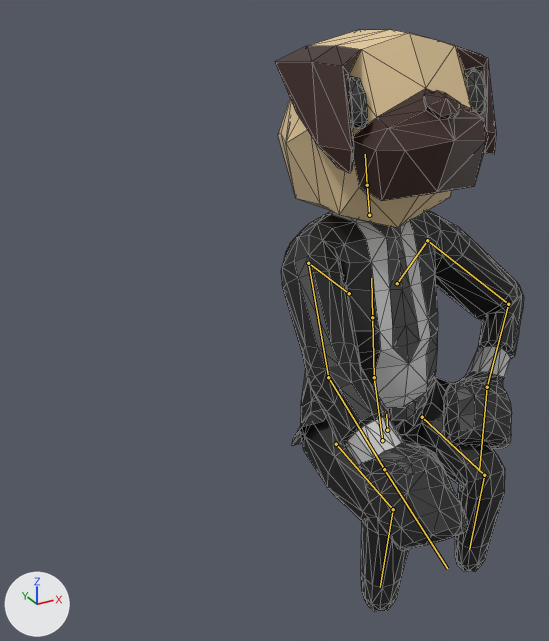
An edit to the glTF model assets/models/Pug.gltf, drawn before and after from the same camera.
Camera for both pictures: a camera (50 mm lens) standing at (-1.97, -2.07, 2.57) and looking at (-0.58, 0.46, 1.31). Arrows for +X, +Y and +Z are at lower left; the lights stay in place. The picture after the commit comes second. Both versions are drawn at frame 0 of the action 'StandUp'; the numbers are the values there. The bones that change, and the others that lie on the model, are drawn over the model as lines. Mesh edges are drawn as thin lines.

Objects in the first picture: 'Body'.
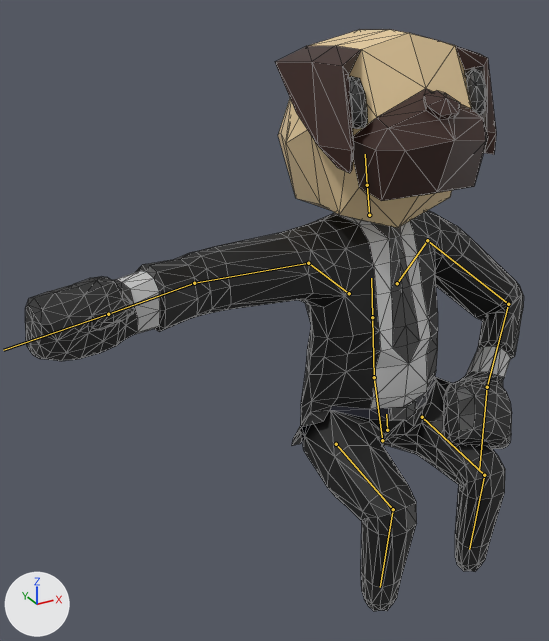
Changed parts and their boxes (x1, y1, x2, y2) in the pictures (549 x 641 px):
```json
{"object": "Body", "change": "posed", "before": [275, 30, 524, 611], "after": [25, 30, 524, 611], "on screen": "100% wider"}
{"bone": "UpperArm.R", "before": "(308, 263) to (328, 377)", "after": "(308, 263) to (194, 283)"}
```

Scene script edits in JSON lines:
```json
{"block": "bone_upperarm_r", "where": "bone_upperarm_r = bpy.data.objects['CharacterArmature'].pose.bones['UpperArm.R']  # child of 'Shoulder.R'"}
{"op": "set", "path": "bone_upperarm_r.rotation_quaternion", "old": "(0.748, -0.437, -0.207, 0.455)", "new": "(1.0, 0.0, 0.0, 0.0)", "note": "degrees (-58, 5, 60) -> degrees (0, 0, 0)"}
```
